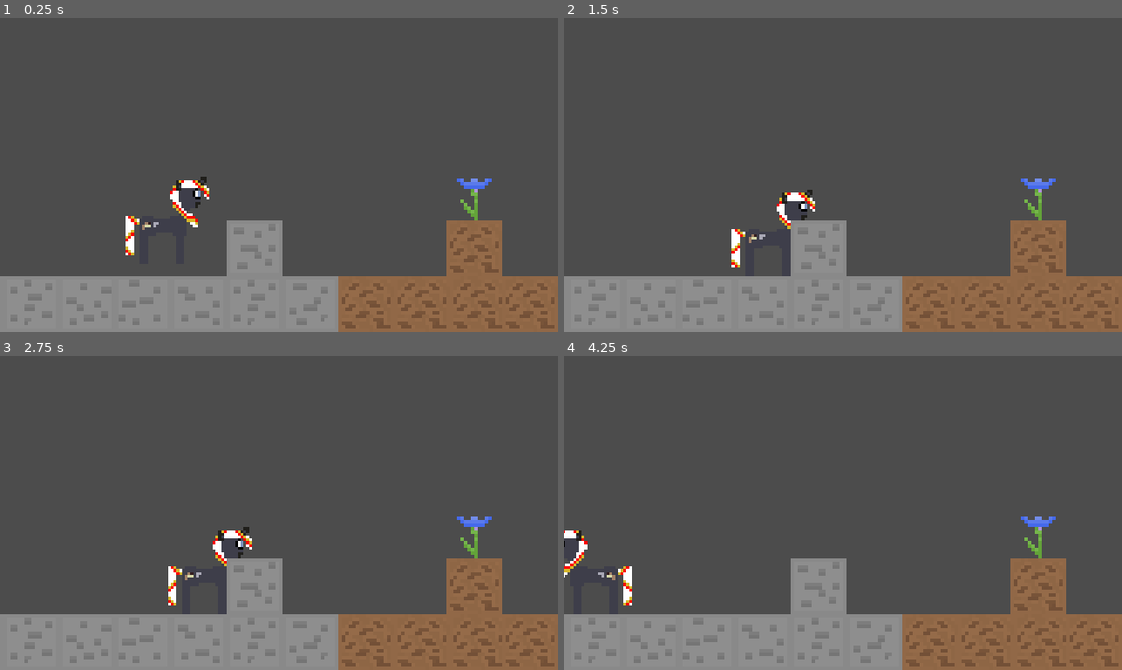
Above: before the commit, frames 1-4 (two rows, left to right).
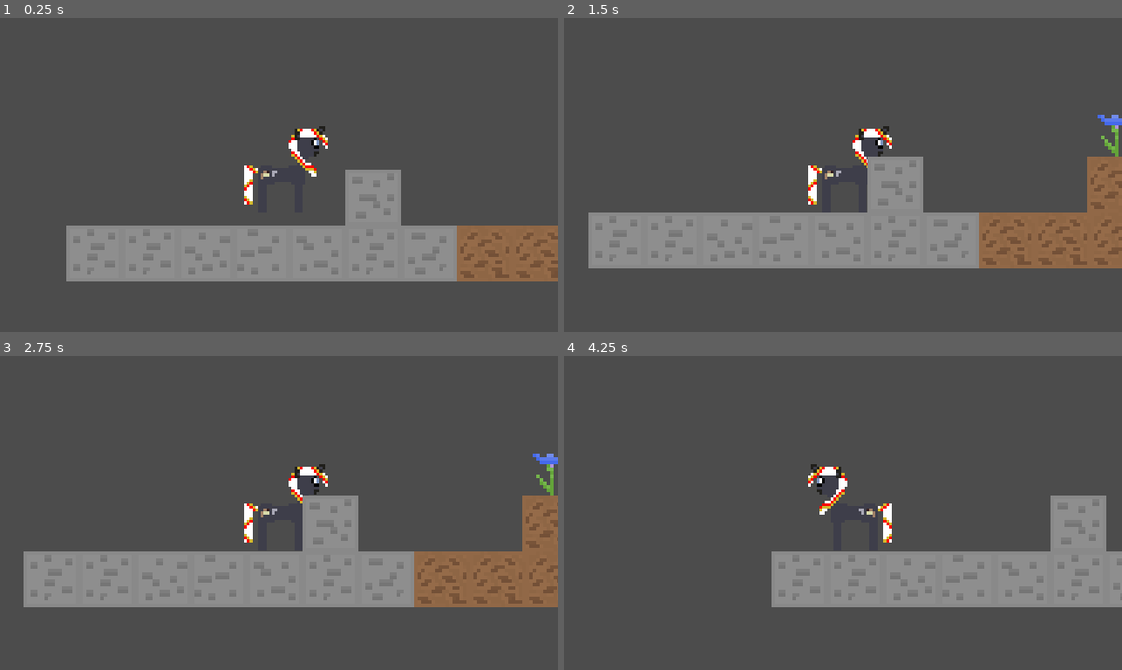
Above: after the commit, the same moments.

Repository: SilkRose/Roll-Pony-Game
Game: Godot game, scene res://World.tscn
The game is run twice, just before and just after one commit, with the same random seed, the same clock (stepped at 60 frames per second) and the same inputs.
Inputs:
- Up to frame 1 (0.25 s): no input
- Up to frame 2 (1.5 s): hold Right (ui_right) 0.53-1.28 s; tap Space (jump) at 0.77 s; hold Down (ui_down) from 1.28 s (still down)
- Up to frame 3 (2.75 s): tap Space (jump) at 1.52 s; release Down (ui_down) at 2.03 s; hold Right (ui_right) from 2.03 s (still down)
- Up to frame 4 (4.25 s): tap Enter at 2.75 s; release Right (ui_right) at 2.78 s; hold Up (ui_up) 2.78-3.53 s; tap Space (jump) at 3.02, 3.77 s; hold Left (ui_left) from 3.53 s (still down)

The runs differ from the first frame. In frame 1, 32% of the frame differs, in the area x 0-100%, y 34-100%; in frame 2, 37%, in the area x 0-100%, y 30-100%; in frame 3, 37%; in frame 4, 31%.

Commit message:
Make camera fallow player, add more platforms

Diff:
--- a/Player.tscn
+++ b/Player.tscn
@@ -15,3 +15,6 @@
 position = Vector2( 2, -2 )
 scale = Vector2( 0.8, 0.8 )
 polygon = PoolVector2Array( 0, 0, 6, 0, 6, 6, 6, 6, 6, 16, 3, 16, 3, 6, 2, 6, 2, 5, -4, 5, -4, 6, -7, 6, -7, 16, -10, 16, -10, 0 )
+
+[node name="Camera2D" type="Camera2D" parent="."]
+current = true
--- a/World.tscn
+++ b/World.tscn
@@ -41,6 +41,36 @@
 position = Vector2( 39, -8 )
 texture = ExtResource( 3 )
 
+[node name="StaticBody2D5" type="StaticBody2D" parent="."]
+position = Vector2( 256, 89 )
+rotation = -1.5708
+__meta__ = {
+"_edit_group_": true
+}
+
+[node name="CollisionPolygon2D" type="CollisionPolygon2D" parent="StaticBody2D5"]
+polygon = PoolVector2Array( 0, 0, 31, 0, 31, -16, 47, -16, 47, 0, 63, 0, 63, 16, 0, 16 )
+
+[node name="Dirt" type="Sprite" parent="StaticBody2D5"]
+position = Vector2( 8, 8 )
+texture = ExtResource( 3 )
+
+[node name="Dirt2" type="Sprite" parent="StaticBody2D5"]
+position = Vector2( 24, 8 )
+texture = ExtResource( 3 )
+
+[node name="Dirt3" type="Sprite" parent="StaticBody2D5"]
+position = Vector2( 40, 8 )
+texture = ExtResource( 3 )
+
+[node name="Dirt4" type="Sprite" parent="StaticBody2D5"]
+position = Vector2( 55, 8 )
+texture = ExtResource( 3 )
+
+[node name="Dirt5" type="Sprite" parent="StaticBody2D5"]
+position = Vector2( 39, -8 )
+texture = ExtResource( 3 )
+
 [node name="StaticBody2D3" type="StaticBody2D" parent="."]
 
 [node name="CollisionPolygon2D" type="CollisionPolygon2D" parent="StaticBody2D3"]
@@ -78,6 +108,47 @@
 position = Vector2( -7, 82 )
 texture = ExtResource( 5 )
 
+[node name="StaticBody2D4" type="StaticBody2D" parent="."]
+position = Vector2( 159, -16 )
+__meta__ = {
+"_edit_group_": true
+}
+
+[node name="CollisionPolygon2D" type="CollisionPolygon2D" parent="StaticBody2D4"]
+polygon = PoolVector2Array( -15, 74, 65, 74, 65, 58, 81, 58, 81, 74, 97, 74, 97, 90, -15, 90 )
+
+[node name="Stone" type="Sprite" parent="StaticBody2D4"]
+position = Vector2( 89, 82 )
+texture = ExtResource( 6 )
+
+[node name="Stone2" type="Sprite" parent="StaticBody2D4"]
+position = Vector2( 73, 82 )
+texture = ExtResource( 5 )
+
+[node name="Stone3" type="Sprite" parent="StaticBody2D4"]
+position = Vector2( 73, 66 )
+texture = ExtResource( 9 )
+
+[node name="Stone4" type="Sprite" parent="StaticBody2D4"]
+position = Vector2( 57, 82 )
+texture = ExtResource( 7 )
+
+[node name="Stone5" type="Sprite" parent="StaticBody2D4"]
+position = Vector2( 41, 82 )
+texture = ExtResource( 4 )
+
+[node name="Stone6" type="Sprite" parent="StaticBody2D4"]
+position = Vector2( 25, 82 )
+texture = ExtResource( 8 )
+
+[node name="Stone7" type="Sprite" parent="StaticBody2D4"]
+position = Vector2( 9, 82 )
+texture = ExtResource( 5 )
+
+[node name="Stone8" type="Sprite" parent="StaticBody2D4"]
+position = Vector2( -7, 82 )
+texture = ExtResource( 5 )
+
 [node name="Cornflower" type="Sprite" parent="."]
 position = Vector2( 136, 50 )
 texture = ExtResource( 1 )
